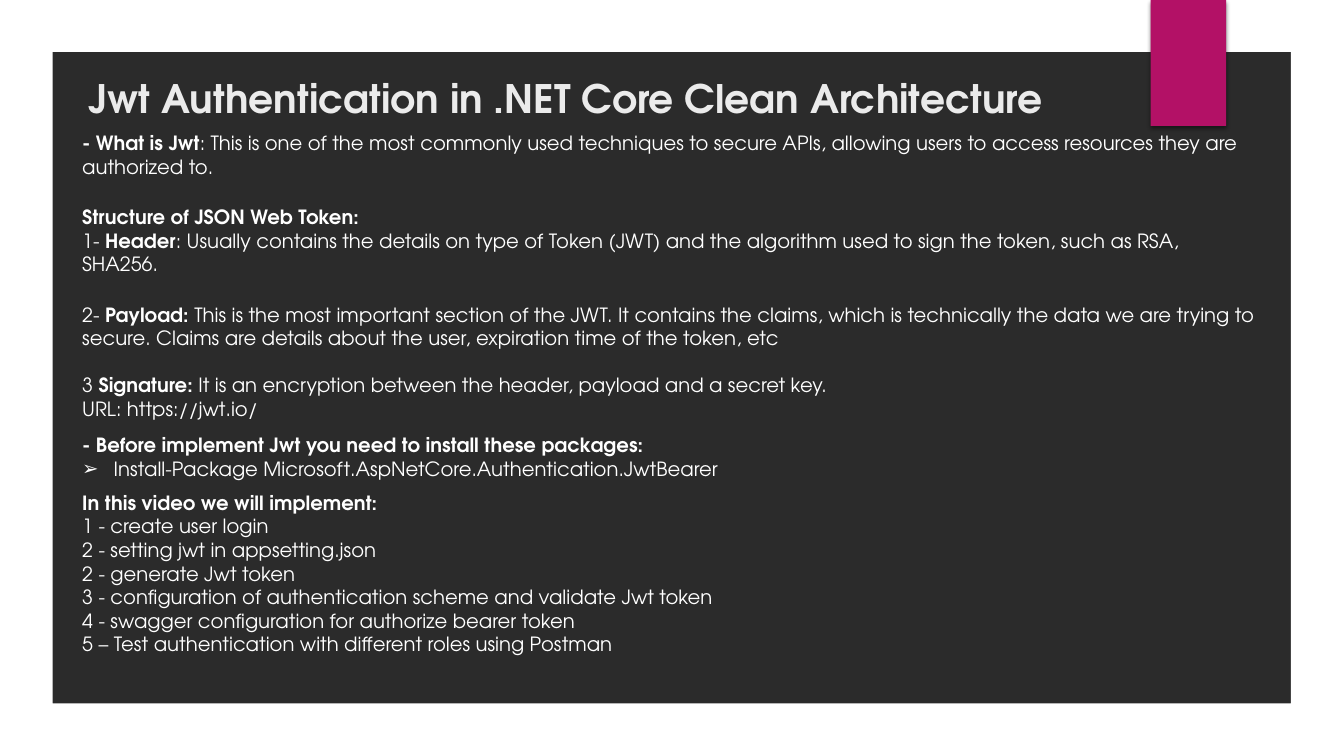
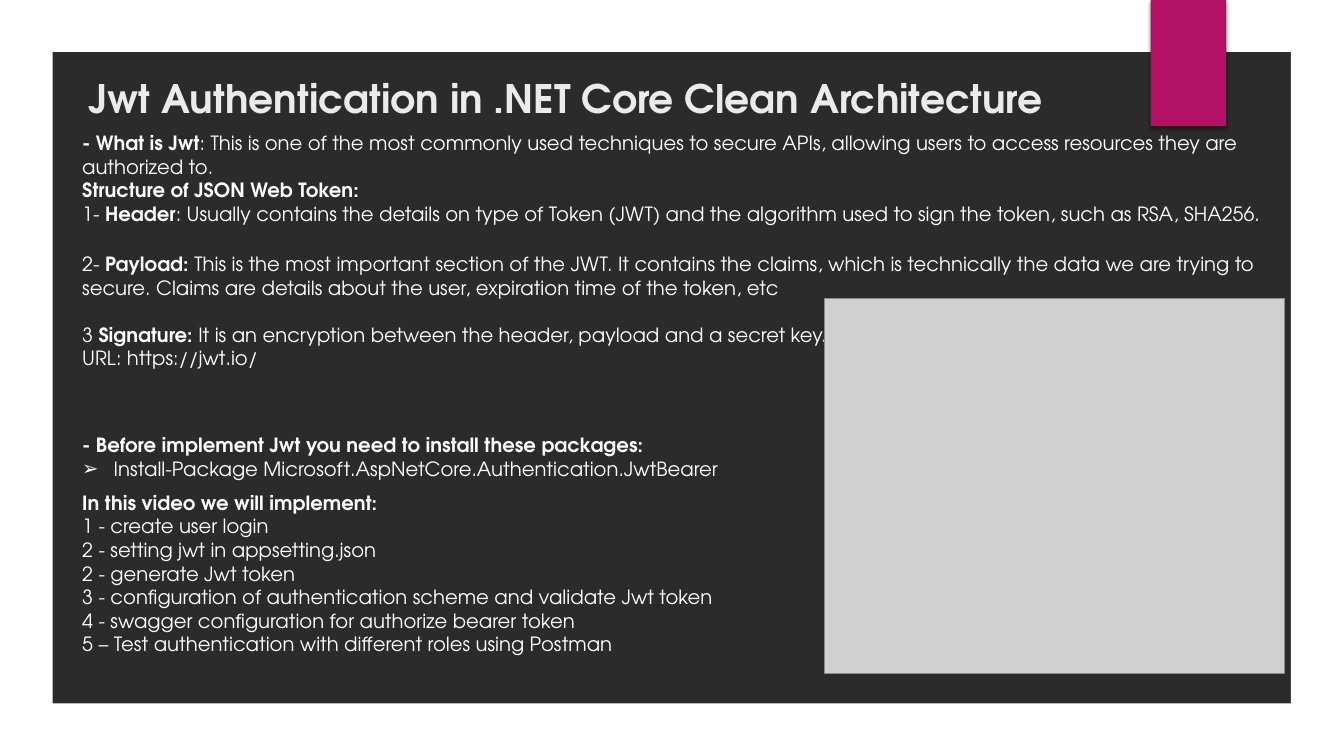
Before and after one commit to huzaifa21718/CleanArchitecture_DotNet6, a slide deck: slide 12 of Slides/NET 6 Clean Architecture.pptx. Drawn at 1344x756 pixels with LibreOffice and Linux fonts; fonts in the diff are those of the drawing; grey boxes stand for pictures; background and template pictures are left out; a plain dark background stands for a picture behind light text. Boxes give left, top, right and bottom in pixels: in the first picture for what was removed or moved away, otherwise in the second. Text is boxed around its words. In the diff, an @@ line names an element or a change of style, - is before the commit and + after.

Commit message:
authenticated user Id

```diff
--- a/Slides/NET 6 Clean Architecture.pptx
+++ b/Slides/NET 6 Clean Architecture.pptx
@@ text "- What is Jwt: This ..." rewrapped from (x1=82, y1=135, x2=1254, y2=420) to (x1=82, y1=135, x2=1260, y2=369) @@
@@ picture added at (x1=825, y1=298, x2=1285, y2=674) @@
```
Also in this commit, not shown: 1 slide added, 8 other files.
